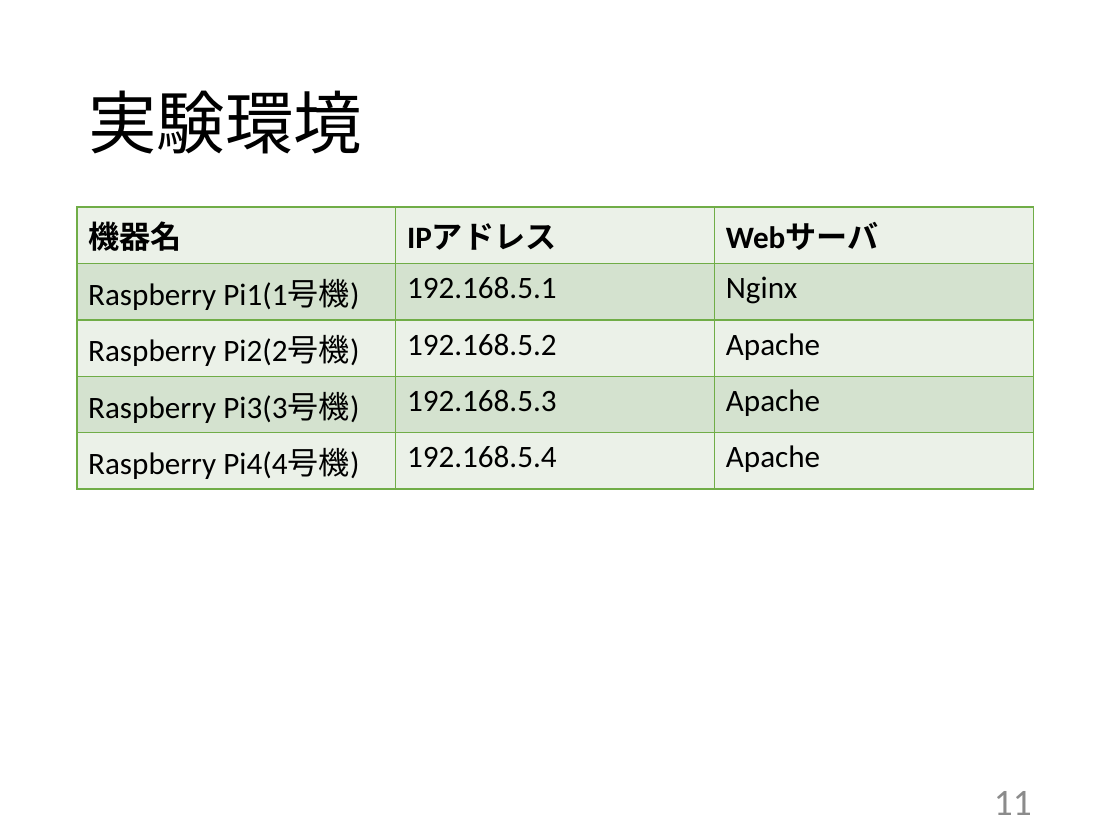
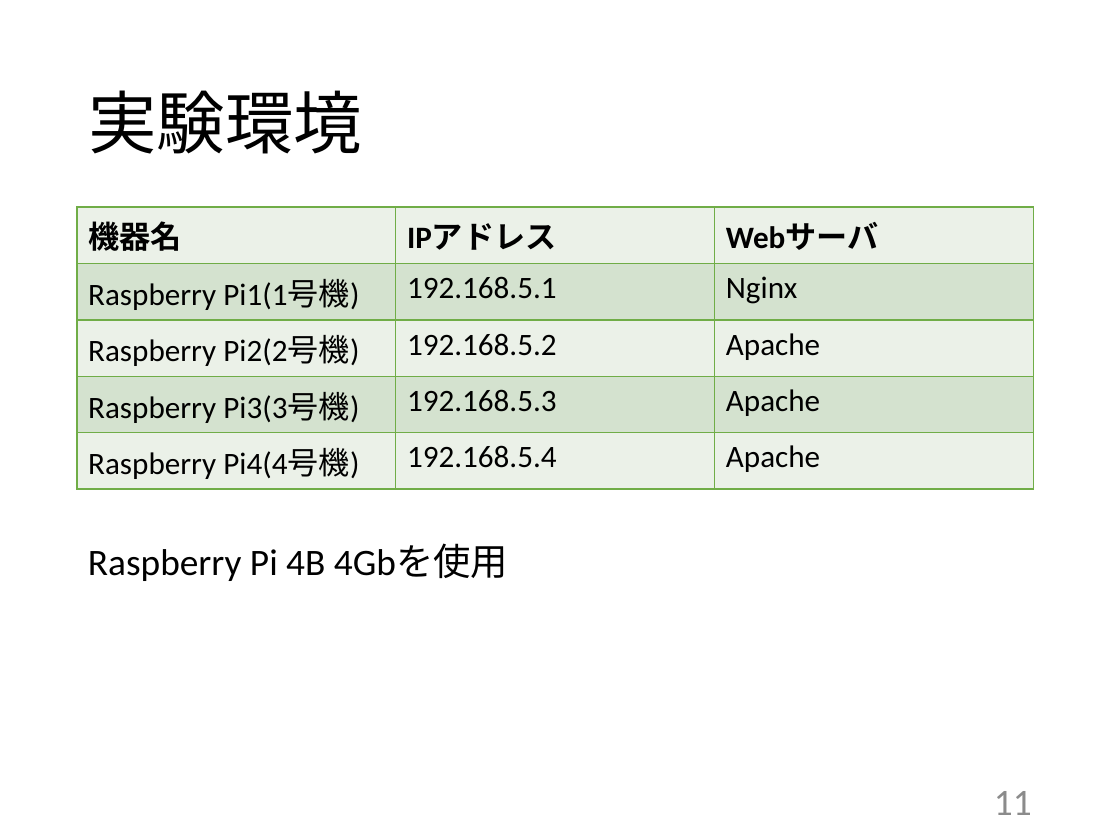
Before and after one commit to kait-takanolab/1821144-yoshii-thesis, a slide deck: slide 11 of 発表用スライド/1821144_卒研発表.pptx. Drawn at 1120x840 pixels with LibreOffice and Linux fonts; fonts in the diff are those of the drawing. Boxes give left, top, right and bottom in pixels: in the first picture for what was removed or moved away, otherwise in the second. Text is boxed around its words. In the diff, an @@ line names an element or a change of style, - is before the commit and + after.

```diff
--- a/発表用スライド/1821144_卒研発表.pptx
+++ b/発表用スライド/1821144_卒研発表.pptx
@@ text added at (x1=88, y1=544, x2=508, y2=581), 24 pt, text #000000 @@
+Raspberry Pi 4B 4Gbを使用
```
Also in this commit, not shown: 10 other slides changed, 1 other file.
